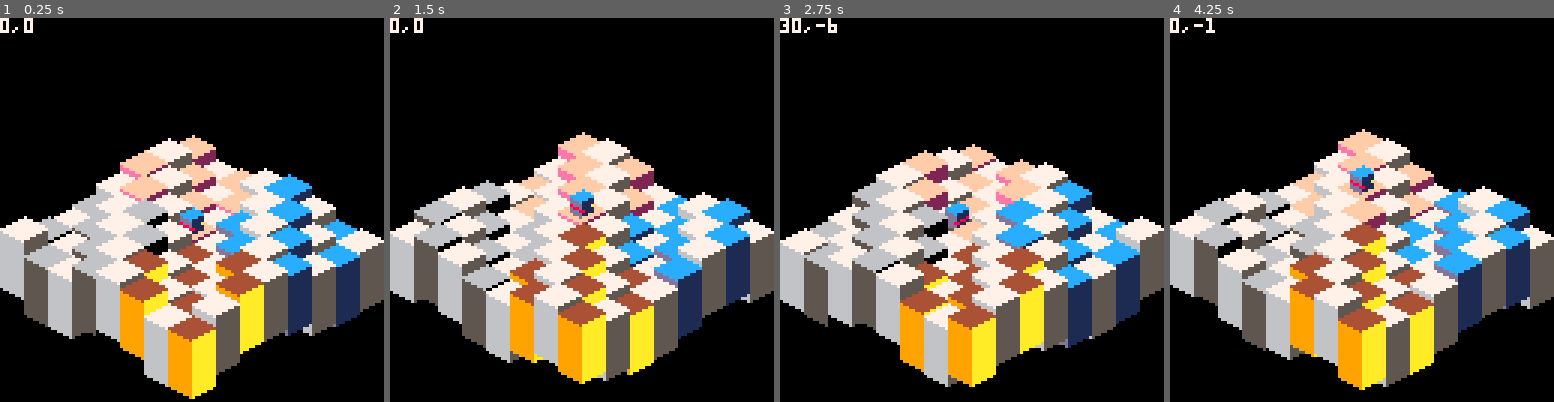
Above: before the commit, frames 1-4 (left to right).
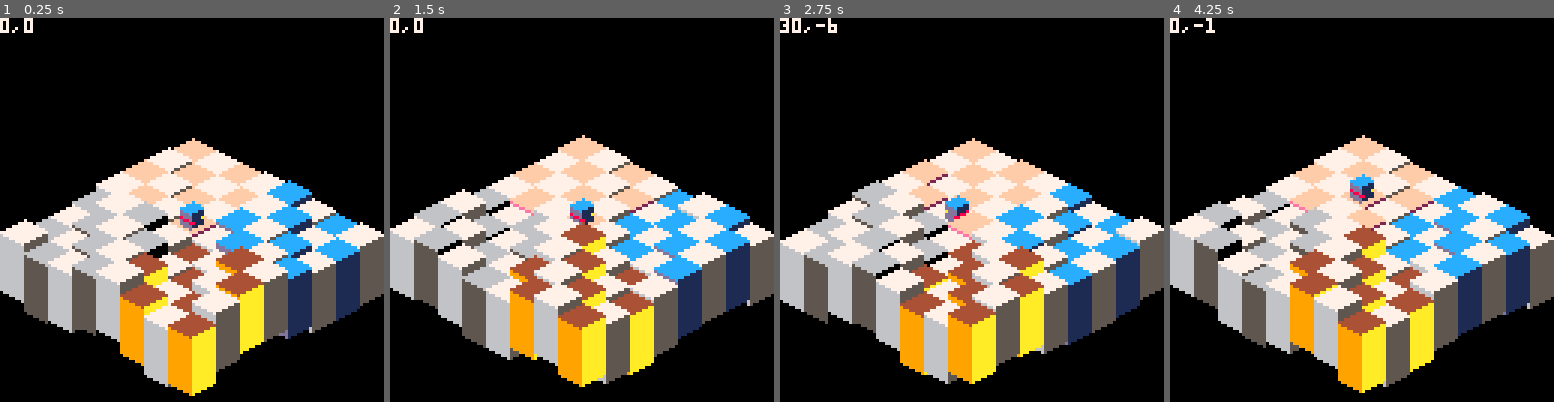
Above: after the commit, the same moments.

Repository: erwinbonsma/BumbleBotsPico8
Game: PICO-8 cartridge rolmops.p8
Two runs of this game, one before a commit and one after it. Both use one fixed random seed, a clock stepped at 60 frames per second and the inputs below.
Inputs:
- Up to frame 1 (0.25 s): no input
- Up to frame 2 (1.5 s): no input
- Up to frame 3 (2.75 s): hold Left 1.97-2.37 s; hold Down from 2.42 s (still down)
- Up to frame 4 (4.25 s): release Down at 2.82 s; hold Right 2.87-3.53 s; hold Up 3.58-4.08 s; hold Right from 4.13 s (still down)

The runs differ from the first frame. In frame 1, 10% of the frame differs, in the area x 0-100%, y 30-100%; in frame 2, 9.9%; in frame 3, 10%; in frame 4, 10%, in the area x 6-94%, y 28-98%.

Commit message:
Improvements to tiles
Bordered map. When player drops too low, his position is reset.
Let tile flexibility vary per tile type.

Diff:
--- a/rolmops.p8
+++ b/rolmops.p8
@@ -6,16 +6,21 @@
 col_delta[0]=0
 row_delta[0]=-1
 
-function map_unit(_col,_row)
+function map_unit(
+ _col,_row,_type,
+ _height0,_flex
+)
  local me={}
  me.col=_col
  me.row=_row
- local height0=0
+ me.tiletype=_type
+ local height0=_height0
+ local flex=_flex
  me.height=0
  me.movers={}
 
  me.setwave=function(_wave)
-  me.height=height0+_wave
+  me.height=height0+flex*_wave
  end
 
  me.add_mover=function(mover)
@@ -51,7 +56,7 @@
  local dx=cos(angle)
  local dy=sin(angle)
  local p=90 -- period
- local a=2*2-- amplitude
+ local a=1  -- amplitude
  local w=4  -- wavelength
 
  me.eval=function(x,y)
@@ -65,15 +70,32 @@
 function map_model()
  local me={}
 
- me.ncol=8
- me.nrow=8
+ me.ncol=10
+ me.nrow=10
  me.units={}
  me.functions={}
 
  for c=1,me.ncol do
   me.units[c]={}
   for r=1,me.nrow do
-   me.units[c][r]=map_unit(c,r)
+   local border=(
+    c%(me.ncol-1)==1 or
+    r%(me.nrow-1)==1
+   )
+   local unit
+   if border then
+    unit=map_unit(c,r,0,-10,0)
+   else
+    local tiletype=1
+    if c>me.ncol/2 then
+     tiletype+=1
+    end
+    if r>me.nrow/2 then
+     tiletype+=2
+    end
+    unit=map_unit(c,r,tiletype,0,tiletype)
+   end
+   me.units[c][r]=unit
   end
  end
 
@@ -132,22 +154,19 @@
     unit=units[j]
     x=(unit.col-unit.row)*8+56
     y=(unit.col+unit.row)*4
-      -unit.height+32
-
-    if (i%2)==0 then
-     pal()
-    else
-     --tmp: quadrant to color
-     c=tilecolors[
-      1+
-      shr(band(unit.col-1,4),2)+
-      shr(band(unit.row-1,4),2)*2
-     ]
-     pal(5,c[1])
-     pal(6,c[2])
-     pal(7,c[3])
+      -unit.height+24
+
+    if unit.tiletype!=0 then
+     if (i%2)==0 then
+      pal()
+     else
+      c=tilecolors[unit.tiletype]
+      pal(5,c[1])
+      pal(6,c[2])
+      pal(7,c[3])
+     end
+     spr(0,x,y,2,4)
     end
-    spr(0,x,y,2,4)
 
     for mover in all(unit.movers) do
      mover.draw(x,y)
@@ -223,6 +242,10 @@
   elseif btn(3) then
    mov_dir=-1
   end
+  if me.unit.height<-8 then
+   -- todo: die
+   reset_player()
+  end
  end --update()
 
  me.heading=function()
@@ -264,6 +287,12 @@
  return me
 end --map_mover
 
+function reset_player()
+ mapmodel.units[5][5].add_mover(
+  player
+ )
+end
+
 function _draw()
  mapview.draw()
 end
@@ -275,17 +304,9 @@
 end
 
 mapmodel=map_model()
---mapmodel.units[4][4].player=1
---mapmodel.units[2][4].player=2
---mapmodel.units[6][4].player=4
---mapmodel.units[8][4].player=5
---mapmodel.units[8][6].player=6
---mapmodel.units[6][6].player=7
 mapview=map_view(mapmodel)
 player=player()
-mapmodel.units[4][4].add_mover(
- player
-)
+reset_player()
 clock=0
 __gfx__
 00000000700000000000000000000000000000000000000000000000000000000000000000000000000000000000000000000000000000000000000000000000
